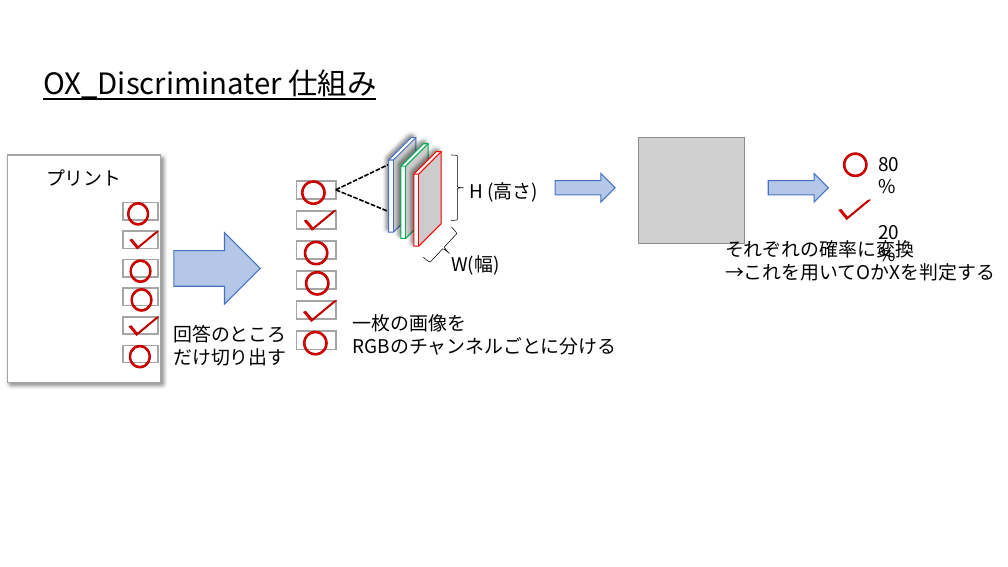
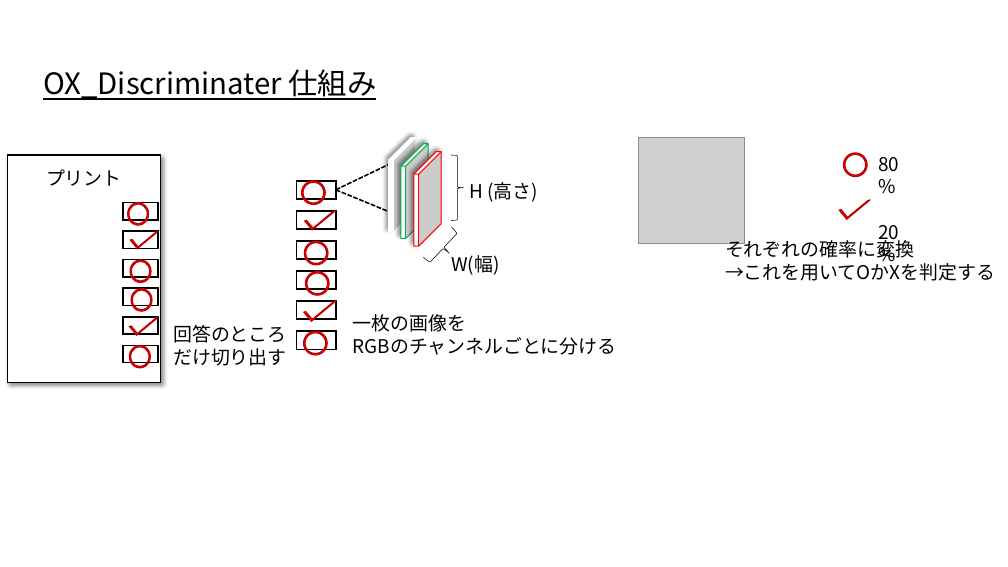
Before and after one commit to Poler382/thesis, a slide deck: slide 3 of pptx/図を作る用.pptx (slide 2 before the commit). Drawn at 1008x567 pixels with LibreOffice and Linux fonts; fonts in the diff are those of the drawing; grey boxes stand for pictures. Boxes give left, top, right and bottom in pixels: in the first picture for what was removed or moved away, otherwise in the second. Text is boxed around its words. In the diff, an @@ line names an element or a change of style, - is before the commit and + after.

```diff
--- a/pptx/図を作る用.pptx
+++ b/pptx/図を作る用.pptx
@@ cube at box(389, 138, 416, 232): outline #4472C4 1 pt to #FEFFFE 1 pt @@
@@ rectangle "プリント" at box(7, 155, 160, 383): outline #A5A5A5 1 pt to #000000 1 pt @@
@@ fill #B4C7E7 to #FFFFFF; outline #4472C4 1 pt to #FEFFFE 1 pt in 3 elements at box(174, 233, 260, 304), box(555, 173, 616, 202), box(768, 173, 829, 202) @@
@@ outline #A5A5A5 1.5 pt to #000000 1.5 pt in 12 elements at box(123, 203, 158, 220), box(123, 231, 158, 249), box(123, 260, 158, 278), box(123, 288, 158, 306), box(123, 317, 158, 334), box(123, 346, 158, 363), box(296, 181, 336, 199), box(296, 211, 336, 229), box(296, 241, 336, 259), box(296, 271, 336, 290), box(296, 301, 336, 319), box(296, 331, 336, 349) @@
```
Also in this commit, not shown: 4 other slides changed, 6 slides added, 1 slide removed, 15 other files.
